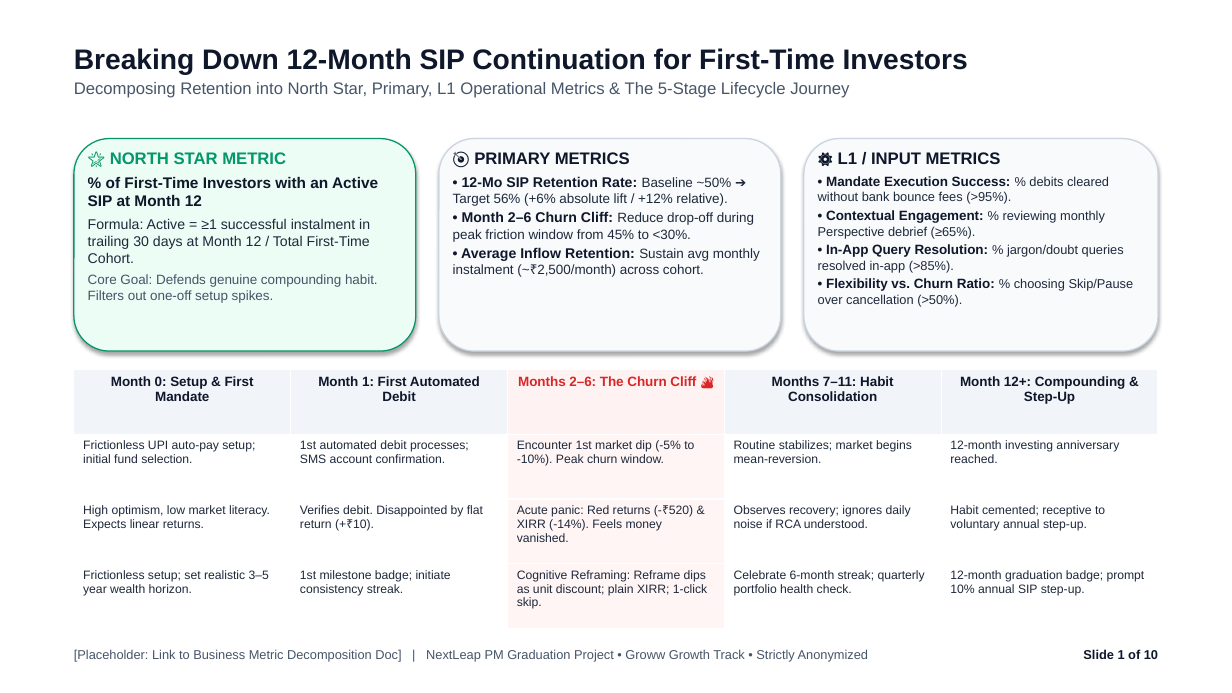
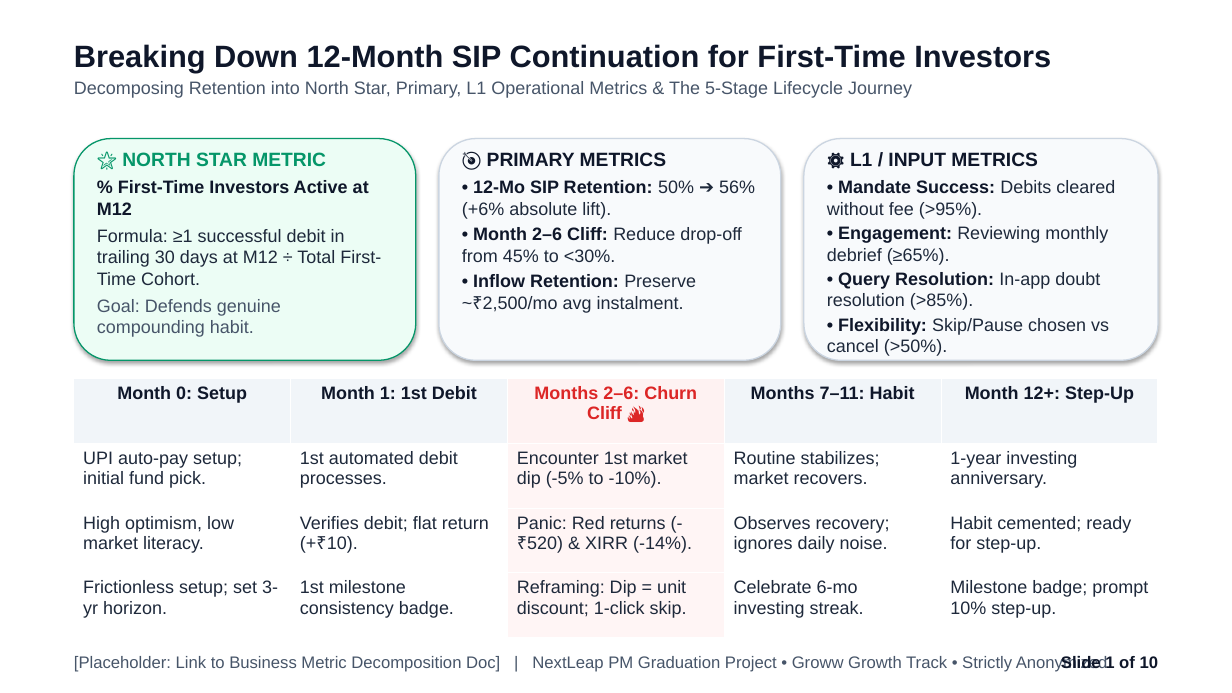
Before and after one commit to emilgeorgefranc95/NL_Grad_Proj_MVP_1, a slide deck: slide 1 of NL_Groww.pptx. Drawn at 1232x693 pixels with LibreOffice and Linux fonts; fonts in the diff are those of the drawing. Boxes give left, top, right and bottom in pixels: in the first picture for what was removed or moved away, otherwise in the second. Text is boxed around its words. In the diff, an @@ line names an element or a change of style, - is before the commit and + after.

Commit message:
Enforce strict >=14pt font size across all slide content and tables

```diff
--- a/NL_Groww.pptx
+++ b/NL_Groww.pptx
@@ text "Breaking Down 12-Month SIP Continuation ..." at <box>74,44,1051,98</box>: size 22 to 24 pt in "Breaking Down 12-Month SIP Continuation for First-Time ..."; size 13 to 14 pt in "Decomposing Retention into North Star, Primary, L1 ..." @@
@@ rounded rectangle: place and size @@
-rounded rectangle at <box>74,139,416,351</box>
+rounded rectangle at <box>74,139,416,360</box>
@@ rounded rectangle: place and size @@
-rounded rectangle at <box>439,139,781,351</box>
+rounded rectangle at <box>439,139,781,360</box>
@@ rounded rectangle: place and size @@
-rounded rectangle at <box>804,139,1158,351</box>
+rounded rectangle at <box>804,139,1158,360</box>
@@ text at <box>122,152,326,167</box>: size 13 to 15 pt in "🌟 NORTH STAR METRIC" @@
@@ text at <box>487,152,667,167</box>: size 13 to 15 pt in "🎯 PRIMARY METRICS" @@
@@ text at <box>850,152,1038,167</box>: size 13 to 15 pt in "⚙️ L1 / INPUT METRICS" @@
@@ text at <box>97,180,381,337</box>: text changed; size 11 to 14 pt @@
-% of First-Time Investors with an Active SIP at Month 12
-Formula: Active = ≥1 successful instalment in trailing 30 days at Month 12 / Total First-Time Cohort.
-Core Goal: Defends genuine compounding habit. Filters out one-off setup spikes.
+% First-Time Investors Active at M12
+Formula: ≥1 successful debit in trailing 30 days at M12 ÷ Total First-Time Cohort.
+Goal: Defends genuine compounding habit.
@@ text at <box>462,180,755,313</box>: text changed; size 10.5 to 14 pt @@
-• 12-Mo SIP Retention Rate: Baseline ~50% ➔ Target 56% (+6% absolute lift / +12% relative).
-• Month 2–6 Churn Cliff: Reduce drop-off during peak friction window from 45% to <30%.
-• Average Inflow Retention: Sustain avg monthly instalment (~₹2,500/month) across cohort.
+• 12-Mo SIP Retention: 50% ➔ 56% (+6% absolute lift).
+• Month 2–6 Cliff: Reduce drop-off from 45% to <30%.
+• Inflow Retention: Preserve ~₹2,500/mo avg instalment.
@@ text at <box>827,180,1115,356</box>: text changed; size 10 to 14 pt @@
-• Mandate Execution Success: % debits cleared without bank bounce fees (>95%).
-• Contextual Engagement: % reviewing monthly Perspective debrief (≥65%).
-• In-App Query Resolution: % jargon/doubt queries resolved in-app (>85%).
-• Flexibility vs. Churn Ratio: % choosing Skip/Pause over cancellation (>50%).
+• Mandate Success: Debits cleared without fee (>95%).
+• Engagement: Reviewing monthly debrief (≥65%).
+• Query Resolution: In-app doubt resolution (>85%).
+• Flexibility: Skip/Pause chosen vs cancel (>50%).
@@ table at <box>74,379,1160,638</box> @@
-row 1: Month 0: Setup & First Mandate | Month 1: First Automated Debit | Months 2–6: The Churn Cliff 🔥 | Months 7–11: Habit Consolidation | Month 12+: Compounding & Step-Up
+row 1: Month 0: Setup | Month 1: 1st Debit | Months 2–6: Churn Cliff 🔥 | Months 7–11: Habit | Month 12+: Step-Up
-row 2: Frictionless UPI auto-pay setup; initial fund selection. | 1st automated debit processes; SMS account confirmation. | Encounter 1st market dip (-5% to -10%). Peak churn window. | Routine stabilizes; market begins mean-reversion. | 12-month investing anniversary reached.
+row 2: UPI auto-pay setup; initial fund pick. | 1st automated debit processes. | Encounter 1st market dip (-5% to -10%). | Routine stabilizes; market recovers. | 1-year investing anniversary.
-row 3: High optimism, low market literacy. Expects linear returns. | Verifies debit. Disappointed by flat return (+₹10). | Acute panic: Red returns (-₹520) & XIRR (-14%). Feels money vanished. | Observes recovery; ignores daily noise if RCA understood. | Habit cemented; receptive to voluntary annual step-up.
+row 3: High optimism, low market literacy. | Verifies debit; flat return (+₹10). | Panic: Red returns (-₹520) & XIRR (-14%). | Observes recovery; ignores daily noise. | Habit cemented; ready for step-up.
-row 4: Frictionless setup; set realistic 3–5 year wealth horizon. | 1st milestone badge; initiate consistency streak. | Cognitive Reframing: Reframe dips as unit discount; plain XIRR; 1-click skip. | Celebrate 6-month streak; quarterly portfolio health check. | 12-month graduation badge; prompt 10% annual SIP step-up.
+row 4: Frictionless setup; set 3-yr horizon. | 1st milestone consistency badge. | Reframing: Dip = unit discount; 1-click skip. | Celebrate 6-mo investing streak. | Milestone badge; prompt 10% step-up.
@@ table: place and size @@
-table at <box>74,370,1160,628</box>
+table at <box>74,379,1160,638</box>
@@ text "[Placeholder: Link to Business Metric ..." at <box>74,656,1108,672</box>: size 10 to 13 pt @@
@@ text "Slide 1 of 10" at <box>1061,656,1159,668</box>: size 10 to 13 pt @@
```
Also in this commit, not shown: 8 other slides changed, 1 other file.
